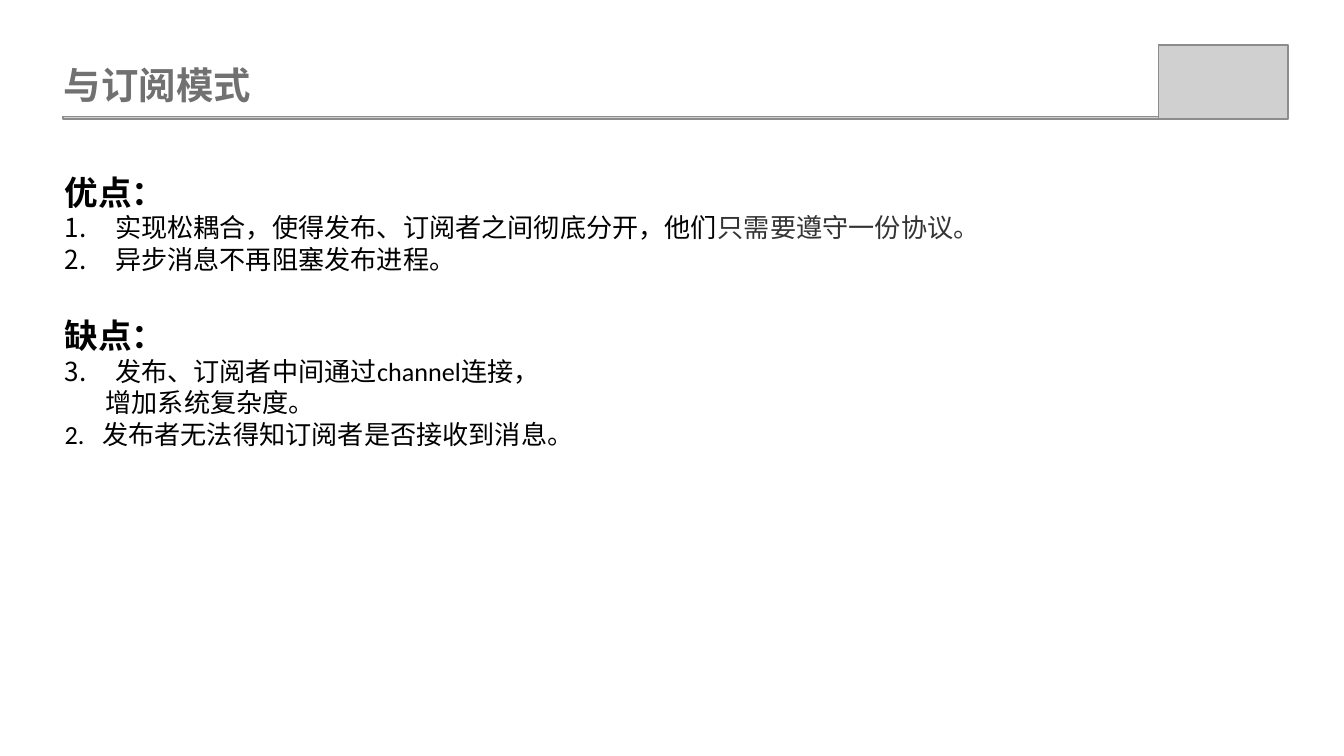
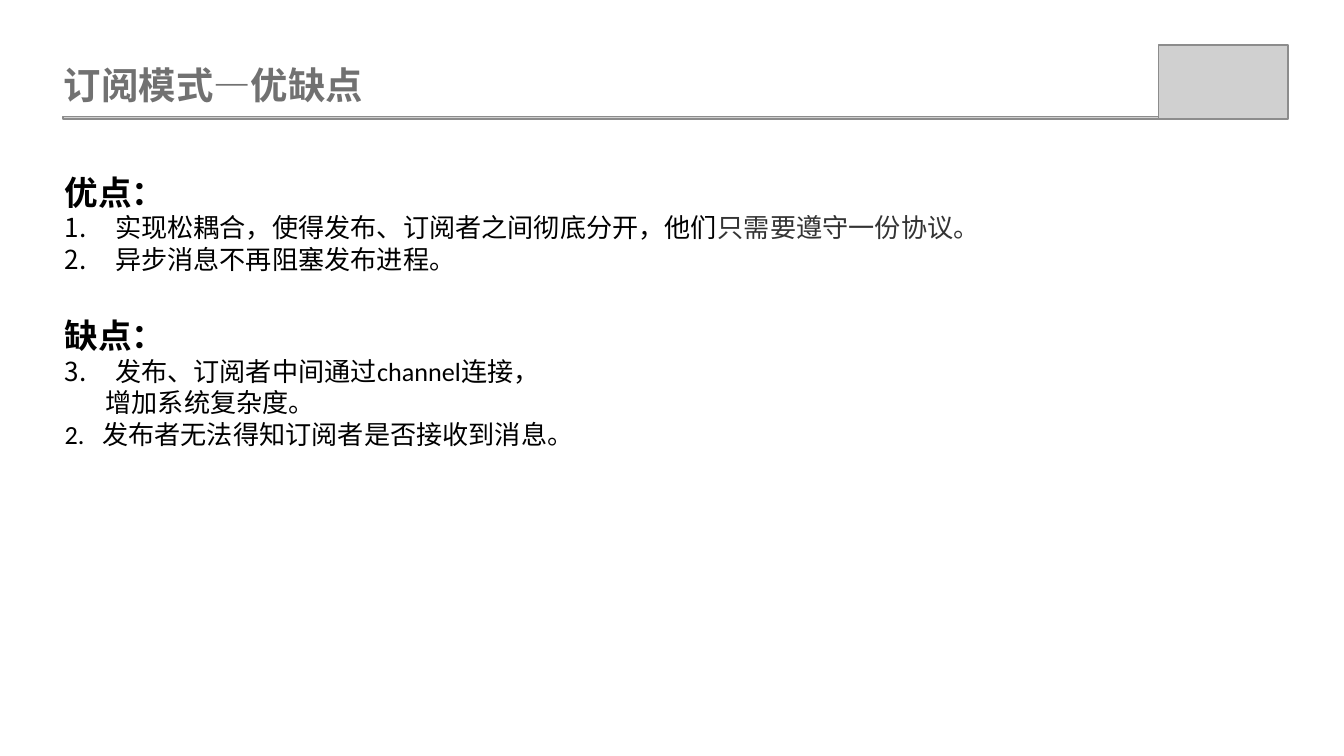
Before and after one commit to weiwangqiang/SharePPT, a slide deck: slide 14 of ObservableMode/观查者模式.pptx (slide 13 before the commit). Drawn at 1344x756 pixels with LibreOffice and Linux fonts; fonts in the diff are those of the drawing; grey boxes stand for pictures. Boxes give left, top, right and bottom in pixels: in the first picture for what was removed or moved away, otherwise in the second. Text is boxed around its words. In the diff, an @@ line names an element or a change of style, - is before the commit and + after.

```diff
--- a/ObservableMode/观查者模式.pptx
+++ b/ObservableMode/观查者模式.pptx
@@ text at <box>64,67,363,103</box>: text changed @@
-与订阅模式
+订阅模式—优缺点
```
Also in this commit, not shown: 2 other slides changed, 1 slide added, 12 other files.
